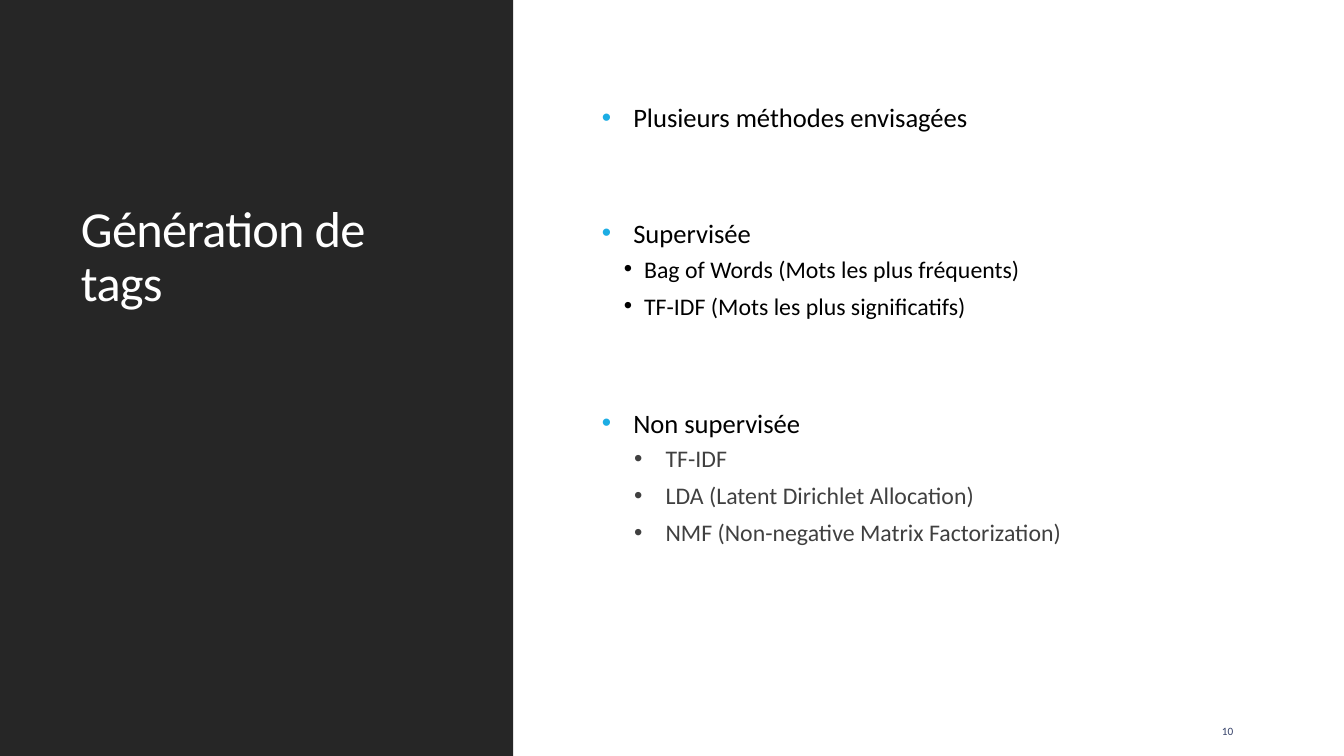
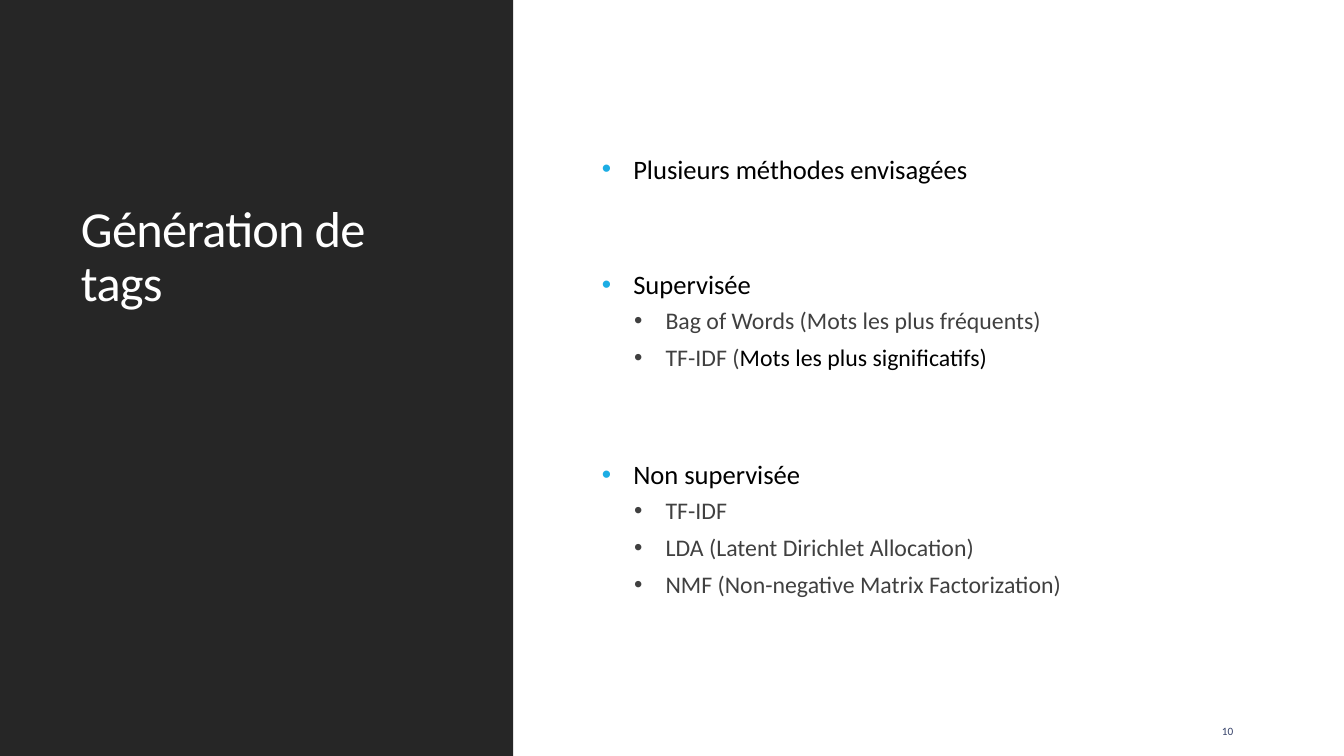
Before and after one commit to EricJacquesPro/TextCategorization, a slide deck: slide 10 of Présentation Projet 6 Data Scientist.pptx. Drawn at 1344x756 pixels with LibreOffice and Linux fonts; fonts in the diff are those of the drawing. Boxes give left, top, right and bottom in pixels: in the first picture for what was removed or moved away, otherwise in the second. Text is boxed around its words. In the diff, an @@ line names an element or a change of style, - is before the commit and + after.

```diff
--- a/Présentation Projet 6 Data Scientist.pptx
+++ b/Présentation Projet 6 Data Scientist.pptx
@@ text at <box>666,312,1041,370</box>: text colour #000000 to #404040 in "Bag of Words (Mots les plus fréquents)", "TF-IDF (Mots"; indent changed @@
```
Also in this commit, not shown: 5 other slides changed.
